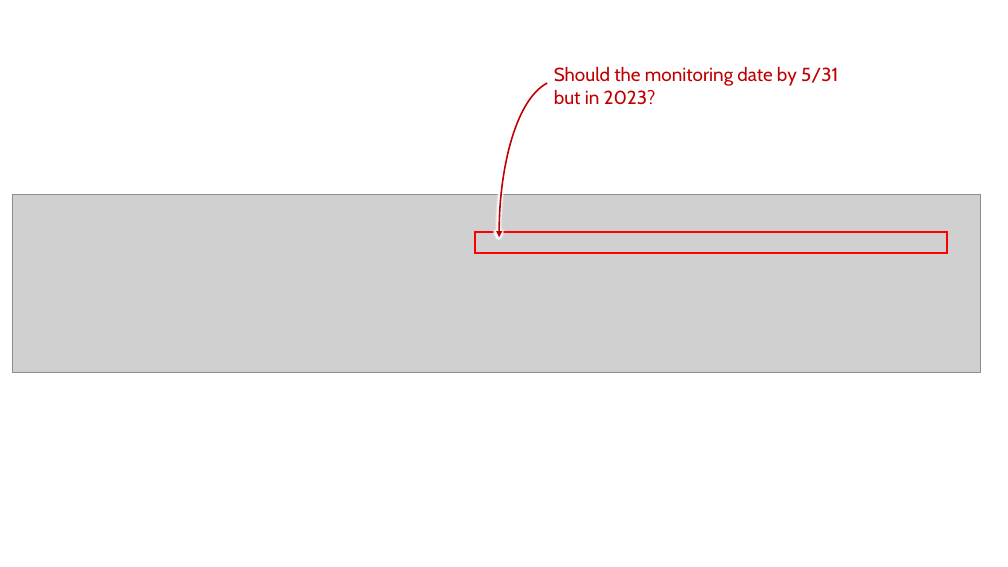
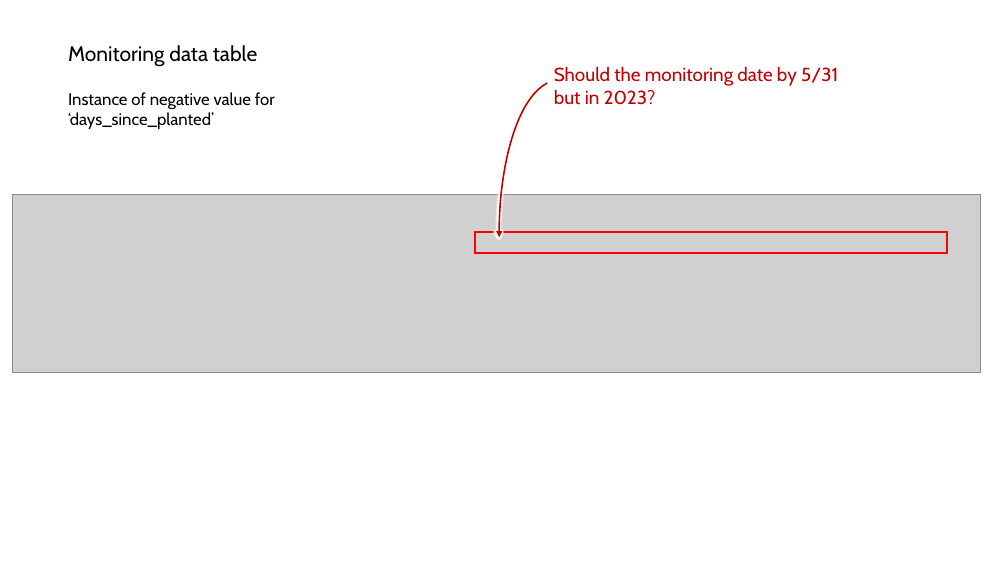
Before and after one commit to WA-Nearshore/seagrass-restoration-processing, a slide deck: slide 24 of docs/seagrass_restoration_storymap_notes.pptx (slide 20 before the commit). Drawn at 1008x567 pixels with LibreOffice and Linux fonts; fonts in the diff are those of the drawing; grey boxes stand for pictures. Boxes give left, top, right and bottom in pixels: in the first picture for what was removed or moved away, otherwise in the second. Text is boxed around its words. In the diff, an @@ line names an element or a change of style, - is before the commit and + after.

```diff
--- a/docs/seagrass_restoration_storymap_notes.pptx
+++ b/docs/seagrass_restoration_storymap_notes.pptx
@@ text added at box(68, 45, 275, 129), 16 pt, text #000000 @@
+Monitoring data table
+Instance of negative value for ‘days_since_planted’
```
Also in this commit, not shown: 4 other slides changed, 5 slides added, 1 slide removed, 4 other files.
